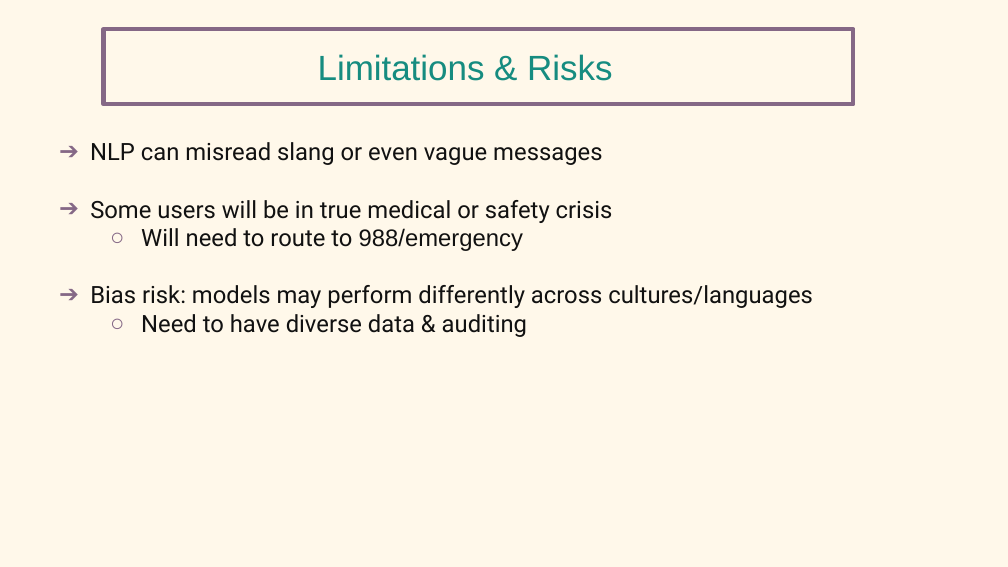
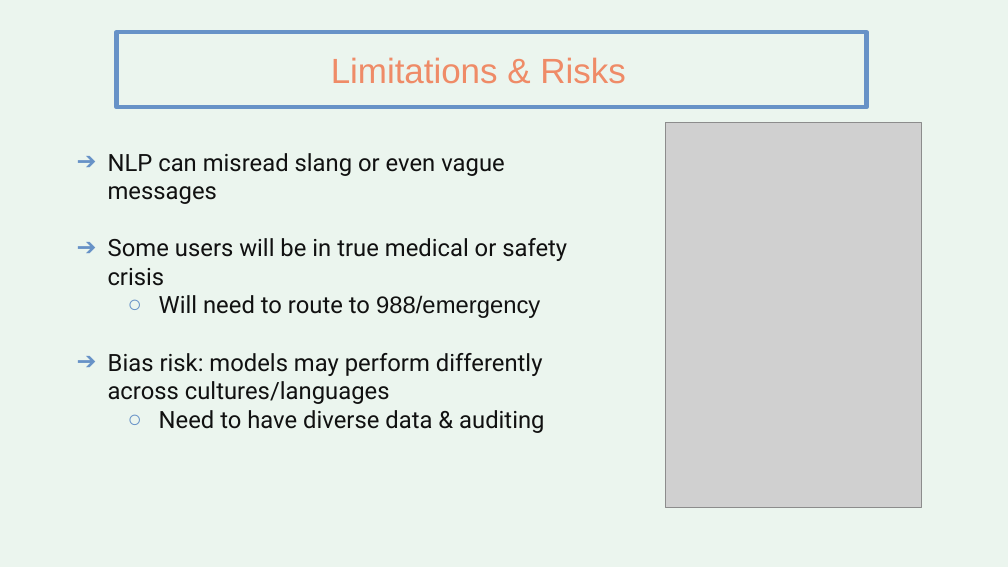
Before and after one commit to pedemaris/ai-innovators-mental-health-support, a slide deck: slide 7 of PP_CalmStep_Capstone_AAI101 2.pptx (slide 8 before the commit). Drawn at 1008x567 pixels with LibreOffice and Linux fonts; fonts in the diff are those of the drawing; grey boxes stand for pictures. Boxes give left, top, right and bottom in pixels: in the first picture for what was removed or moved away, otherwise in the second. Text is boxed around its words. In the diff, an @@ line names an element or a change of style, - is before the commit and + after.

```diff
--- a/PP_CalmStep_Capstone_AAI101 2.pptx
+++ b/PP_CalmStep_Capstone_AAI101 2.pptx
@@ background #FFF8EA to #EBF5EE @@
@@ rectangle: place and size @@
-rectangle at [104, 29, 854, 105]
+rectangle at [117, 32, 867, 108]
@@ rectangle at [117, 32, 867, 108]: outline #856886 3 pt to #6792C7 3 pt @@
@@ text "Limitations & Risks": place and size @@
-text "Limitations & Risks" at [318, 54, 612, 81]
+text "Limitations & Risks" at [331, 57, 625, 84]
@@ text "Limitations & Risks" at [331, 57, 625, 84]: text colour #168C80 to #EF8B67 @@
@@ text "NLP can misread slang or ...": place and size @@
-text "NLP can misread slang or ..." at [90, 142, 813, 337]
+text "NLP can misread slang or ..." at [108, 153, 567, 433]
@@ text "NLP can misread slang or ..." at [108, 153, 567, 433]: bullet colour #856886 to #6792C7 @@
@@ picture added at [665, 123, 921, 508] @@
```
Also in this commit, not shown: 10 other slides changed, 1 slide removed.
